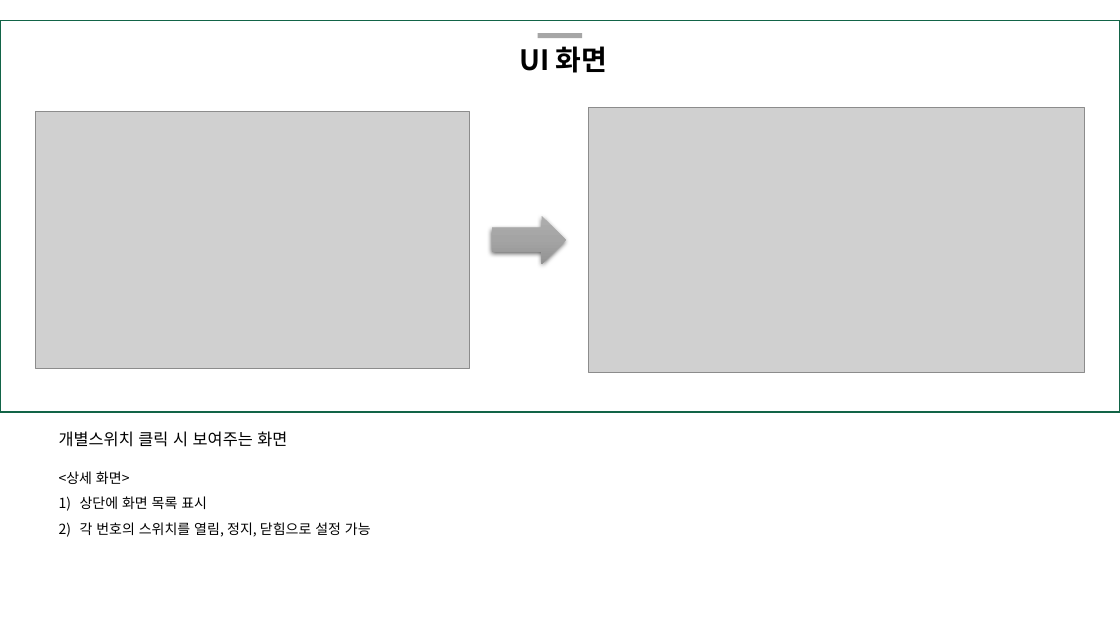
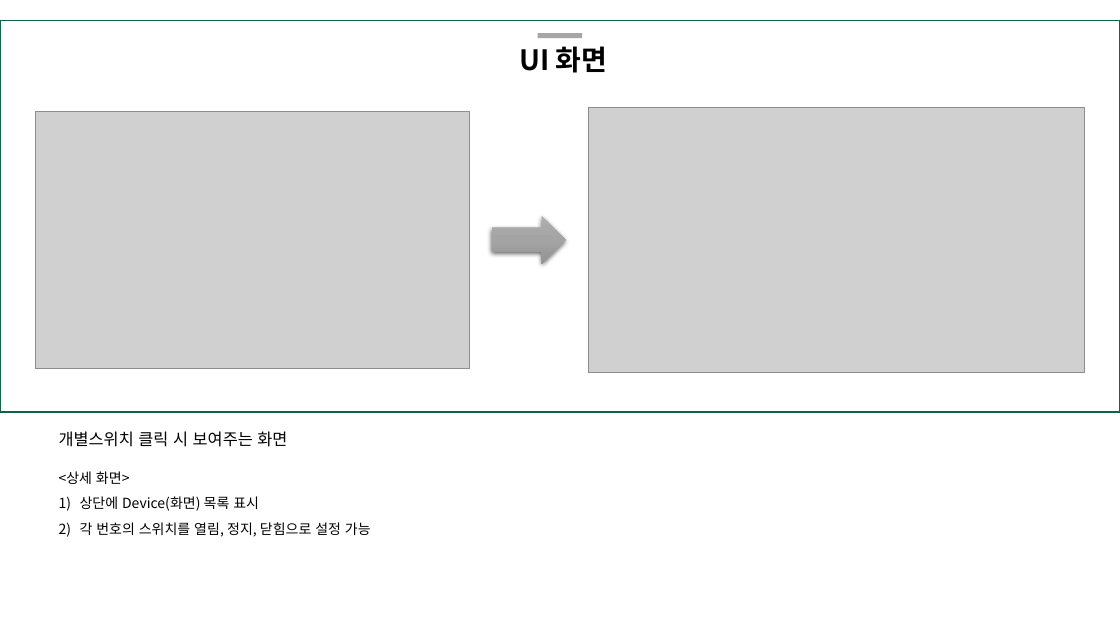
Before and after one commit to ssufunny/Internship-2022Winter, a slide deck: slide 4 of ubifarm.pptx. Drawn at 1120x630 pixels with LibreOffice and Linux fonts; fonts in the diff are those of the drawing; grey boxes stand for pictures. Boxes give left, top, right and bottom in pixels: in the first picture for what was removed or moved away, otherwise in the second. Text is boxed around its words. In the diff, an @@ line names an element or a change of style, - is before the commit and + after.

```diff
--- a/ubifarm.pptx
+++ b/ubifarm.pptx
@@ text at (x1=80, y1=496, x2=259, y2=511): text changed @@
-1) 상단에 화면 목록 표시
+1) 상단에 Device(화면) 목록 표시
```
Also in this commit, not shown: 4 other slides changed, 7 other files.
